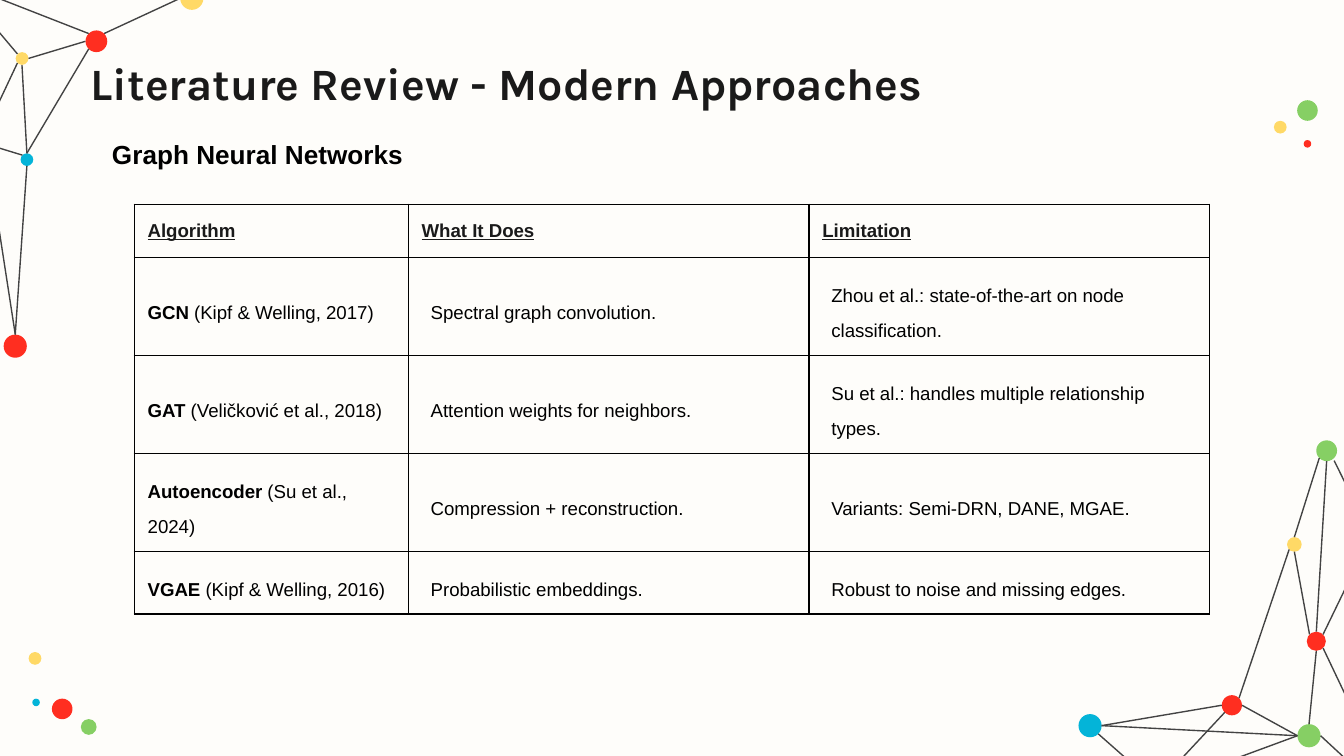
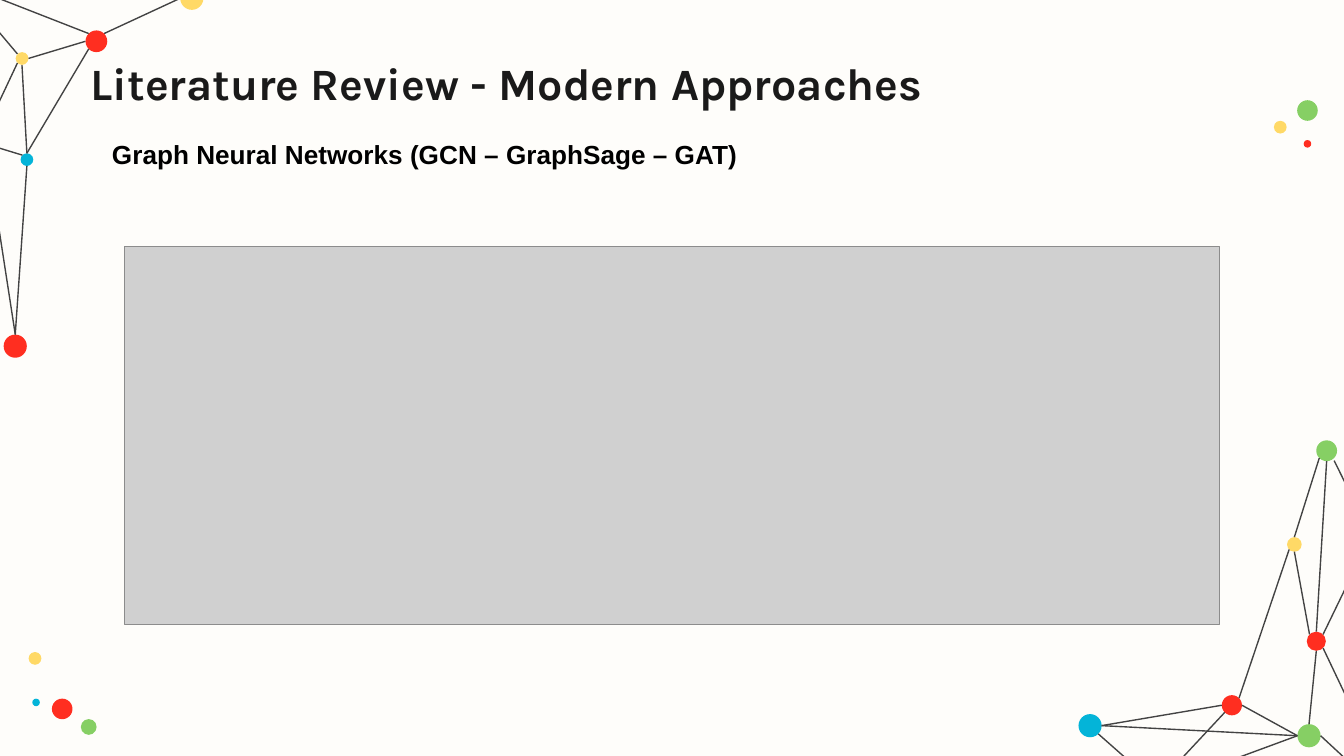
Before and after one commit to hamzamdn077/Master-Project, a slide deck: slide 13 of presentation.pptx (slide 10 before the commit). Drawn at 1344x756 pixels with LibreOffice and Linux fonts; fonts in the diff are those of the drawing; grey boxes stand for pictures. Boxes give left, top, right and bottom in pixels: in the first picture for what was removed or moved away, otherwise in the second. Text is boxed around its words. In the diff, an @@ line names an element or a change of style, - is before the commit and + after.

```diff
--- a/presentation.pptx
+++ b/presentation.pptx
@@ text at (x1=112, y1=145, x2=737, y2=169): text changed @@
-Graph Neural Networks
+Graph Neural Networks (GCN – GraphSage – GAT)
@@ table removed at (x1=134, y1=204, x2=1210, y2=636), 5 rows, 3 columns @@
-Algorithm | What It Does | Limitation
-GCN (Kipf & Welling, 2017) | Spectral graph convolution. | Zhou et al.: state-of-the-art on node classification.
-GAT (Veličković et al., 2018) | Attention weights for neighbors. | Su et al.: handles multiple relationship types.
-Autoencoder (Su et al., 2024) | Compression + reconstruction. | Variants: Semi-DRN, DANE, MGAE.
-VGAE (Kipf & Welling, 2016) | Probabilistic embeddings. | Robust to noise and missing edges.
@@ picture added at (x1=125, y1=246, x2=1220, y2=624) @@
```
Also in this commit, not shown: 9 other slides changed, 5 slides added, 1 other file.
